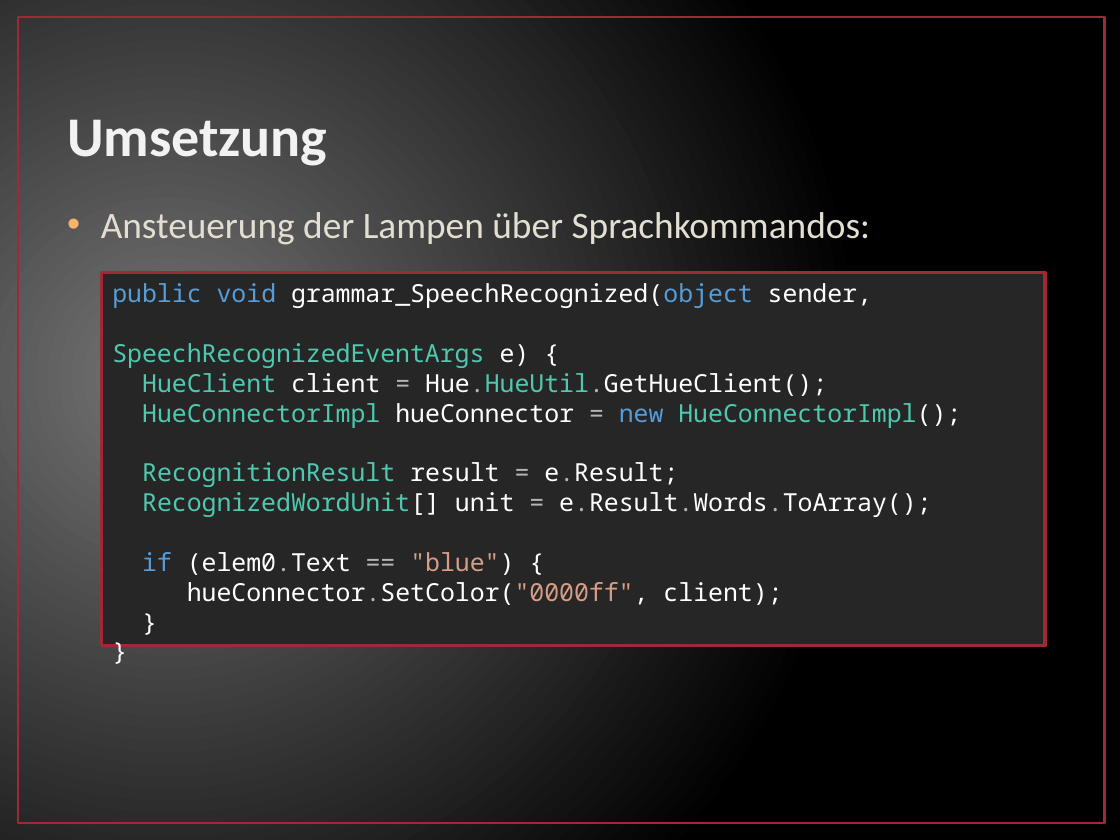
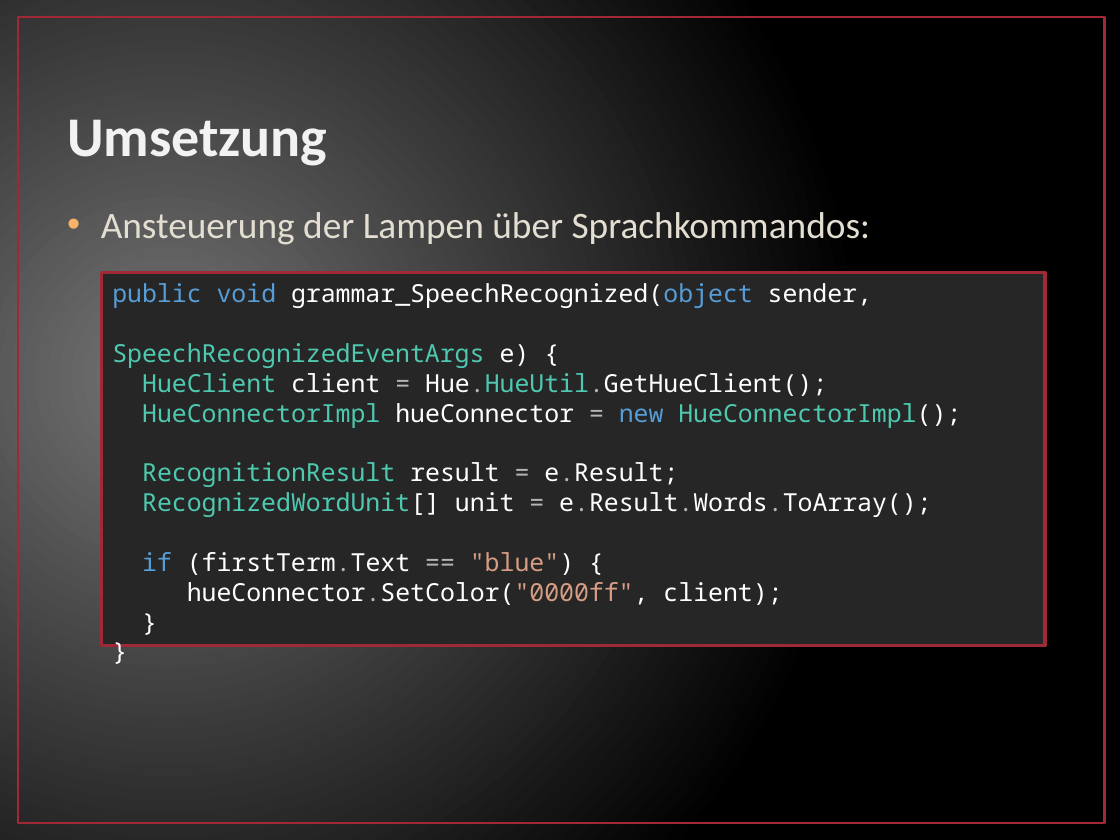
Before and after one commit to fgrebe/GestureContolForHue, a slide deck: slide 8 of doc/MUS2_GestureSpeechHue_Grebe_Winkler.pptx. Drawn at 1120x840 pixels with LibreOffice and Linux fonts; fonts in the diff are those of the drawing. Boxes give left, top, right and bottom in pixels: in the first picture for what was removed or moved away, otherwise in the second. Text is boxed around its words. In the diff, an @@ line names an element or a change of style, - is before the commit and + after.

```diff
--- a/doc/MUS2_GestureSpeechHue_Grebe_Winkler.pptx
+++ b/doc/MUS2_GestureSpeechHue_Grebe_Winkler.pptx
@@ text in rectangle at bbox=[142, 552, 782, 605]: text changed @@
-if (elem0.Text == "blue") {
-hueConnector.SetColor("0000ff", client);
-}
+if (firstTerm.Text == "blue") {
+hueConnector.SetColor("0000ff", client);
+}
```
Also in this commit, not shown: 6 other slides changed.
